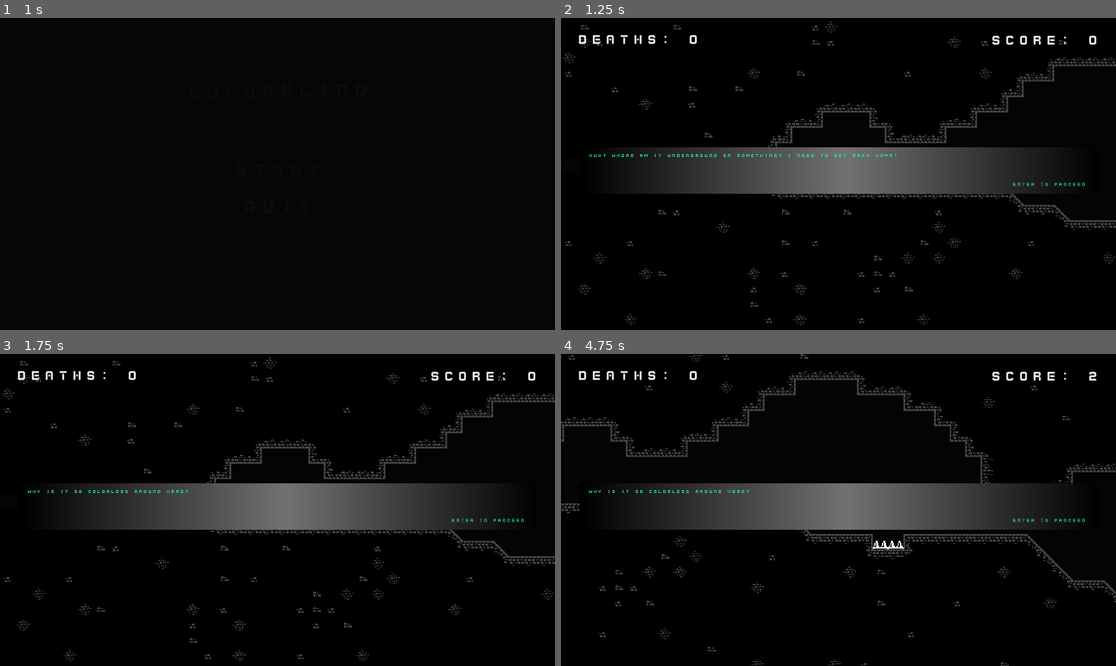
Above: before the commit, frames 1-4 (two rows, left to right).
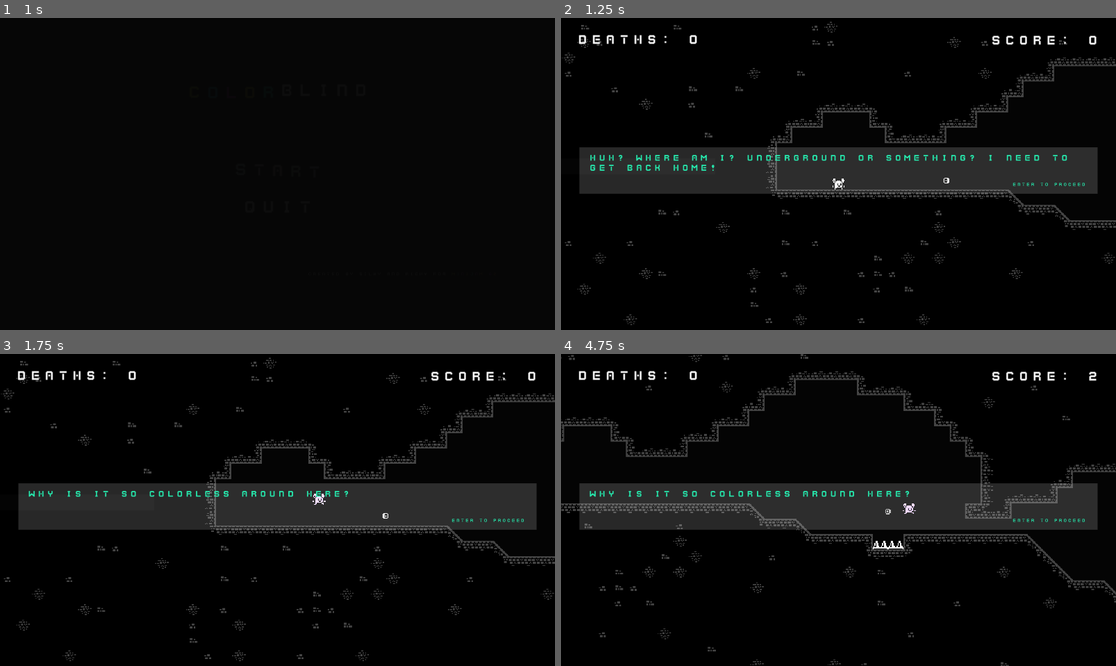
Above: after the commit, the same moments.

Repository: jlzeng-i-got-locked-out-of-rokky258/ColorBlind
Game: Godot game, scene res://assets/Scenes/StartScreen.tscn
Same seed, same stepped clock (60 frames per second), same inputs: the game is played once before the commit and once after it.
Inputs (mouse positions are in pixels of both pictures, inside the frame that each line leads up to):
- Up to frame 1 (1 s): click "START" at 0.5 s
- Up to frame 2 (1.25 s): no input
- Up to frame 3 (1.75 s): tap Enter (ui_accept) at 1.25 s; move the mouse to (399, 494) at 1.27 s; hold D (move_right) from 1.28 s (still down); tap Shift (move_dash) at 1.35 s; tap Space (move_jump) at 1.52 s
- Up to frame 4 (4.75 s): move the mouse to (727, 525) at 2.02 s; tap Shift (move_dash) every 0.75 s from 2.1 to 4.35 s; tap Space (move_jump) at 2.27, 3.77, 4.52 s; move the mouse to (894, 441) at 2.77 s; release D (move_right) at 2.78 s; hold A (move_left) 2.78-3.53 s; move the mouse to (810, 572) at 3.52 s; hold D (move_right) from 3.53 s (still down); move the mouse to (1005, 556) at 4.27 s

Frame 1 is identical in both runs. In frame 2, 8.2% of the frame differs, in the area x 3-97%, y 41-57%; in frame 3, 8.0%; in frame 4, 8.6%.

Commit message:
Fixed dialog

Diff:
--- a/assets/Scenes/dialogue.tscn
+++ b/assets/Scenes/dialogue.tscn
@@ -4,8 +4,8 @@
 [ext_resource path="res://assets/Graphics/3.fnt" type="BitmapFont" id=2]
 
 [sub_resource type="Gradient" id=1]
-offsets = PoolRealArray( 0, 0.516129, 1 )
-colors = PoolColorArray( 0, 0, 0, 1, 0.45098, 0.45098, 0.45098, 1, 0.00784314, 0.00784314, 0.00784314, 1 )
+offsets = PoolRealArray( 0.0193548, 0.535484, 1 )
+colors = PoolColorArray( 1, 1, 1, 1, 1, 1, 1, 1, 1, 1, 1, 1 )
 
 [sub_resource type="GradientTexture" id=2]
 gradient = SubResource( 1 )
@@ -31,6 +31,7 @@
 }
 
 [node name="TextureRect" type="TextureRect" parent="DialogueBox"]
+modulate = Color( 1, 1, 1, 0.160784 )
 anchor_right = 1.0
 anchor_bottom = 1.0
 texture = SubResource( 2 )
@@ -45,8 +46,9 @@
 anchor_bottom = 1.0
 margin_left = 30.0
 margin_top = 20.0
-margin_right = -30.0
-margin_bottom = -20.0
+margin_right = -896.0
+margin_bottom = -74.0
+rect_scale = Vector2( 2, 2 )
 custom_fonts/normal_font = ExtResource( 2 )
 custom_colors/default_color = Color( 0.152941, 0.933333, 0.694118, 1 )
 bbcode_enabled = true
--- a/assets/Scripts/DialogueBox.gd
+++ b/assets/Scripts/DialogueBox.gd
@@ -3,7 +3,7 @@
 var dialog = [
 	'Huh? Where am I? Underground or something? I need to get back home!',
 	'Why is it so COLORLESS around here?',
-	'Something is wrong, I should hurry.'
+	'Something is wrong. I should hurry.'
 ]
 var dialog_index = 0;
 var finished = false;
